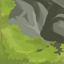
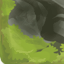
Before/after of a 64 x 64 layered artwork. What changed in the layer stack:
painted on "TabletopBadges_02.PNG" over (0, 0, 64, 64)
